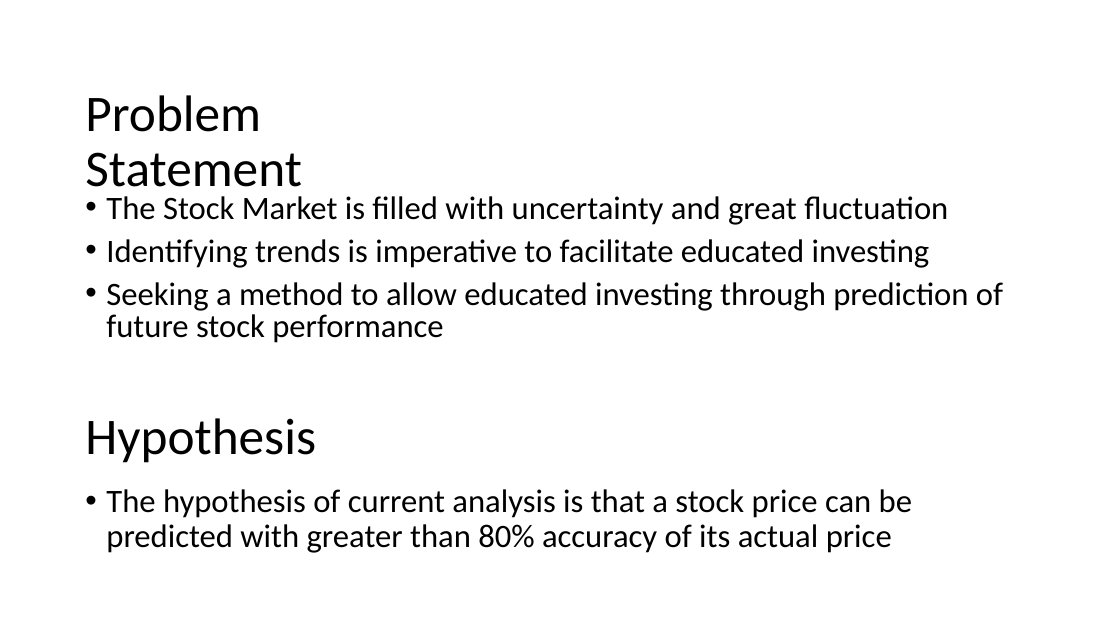
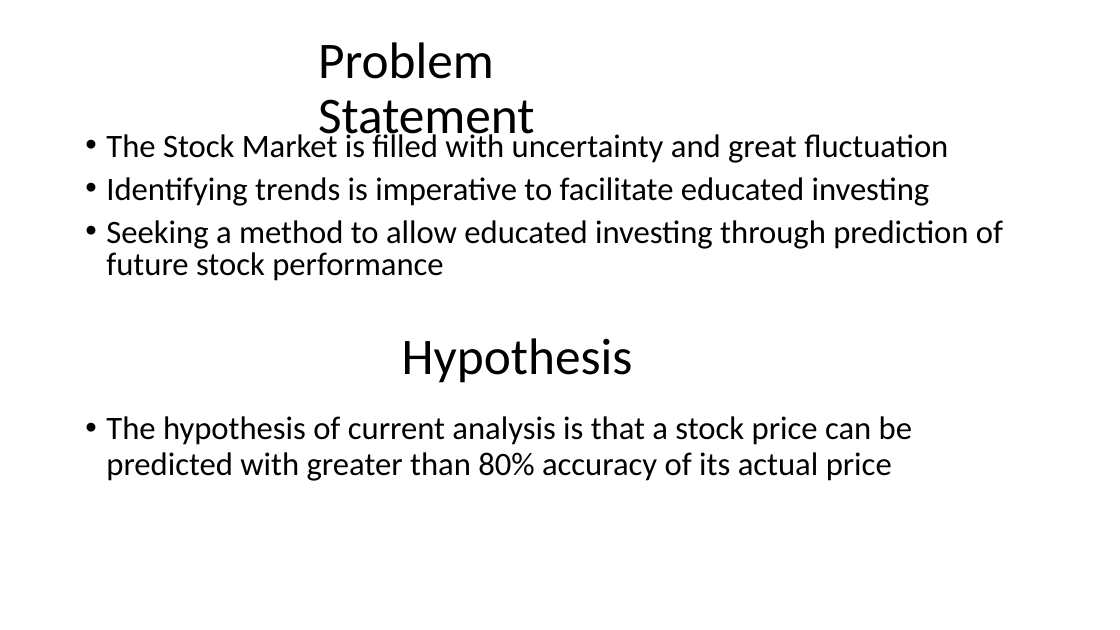
Before and after one commit to frymanation/D214-Capstone, a slide deck: slide 3 of Task 3/Jon Fryman - D214 - Task 3.pptx. Drawn at 1120x630 pixels with LibreOffice and Linux fonts; fonts in the diff are those of the drawing. Boxes give left, top, right and bottom in pixels: in the first picture for what was removed or moved away, otherwise in the second. Text is boxed around its words. In the diff, an @@ line names an element or a change of style, - is before the commit and + after.

```diff
--- a/Task 3/Jon Fryman - D214 - Task 3.pptx
+++ b/Task 3/Jon Fryman - D214 - Task 3.pptx
@@ title "Problem Statement": place and size @@
-title "Problem Statement" at (85, 95, 302, 199)
+title "Problem Statement" at (318, 42, 535, 146)
@@ text "The Stock Market is filled ...": place and size @@
-text "The Stock Market is filled ..." at (106, 196, 1003, 343)
+text "The Stock Market is filled ..." at (106, 131, 1003, 281)
@@ text "Hypothesis": place and size @@
-text "Hypothesis" at (85, 418, 316, 463)
+text "Hypothesis" at (402, 338, 633, 383)
@@ text "The hypothesis of current analysis ...": place and size @@
-text "The hypothesis of current analysis ..." at (106, 489, 912, 553)
+text "The hypothesis of current analysis ..." at (106, 416, 912, 481)
```
Also in this commit, not shown: 7 other slides changed, 1 slide added, 2 slides removed.
